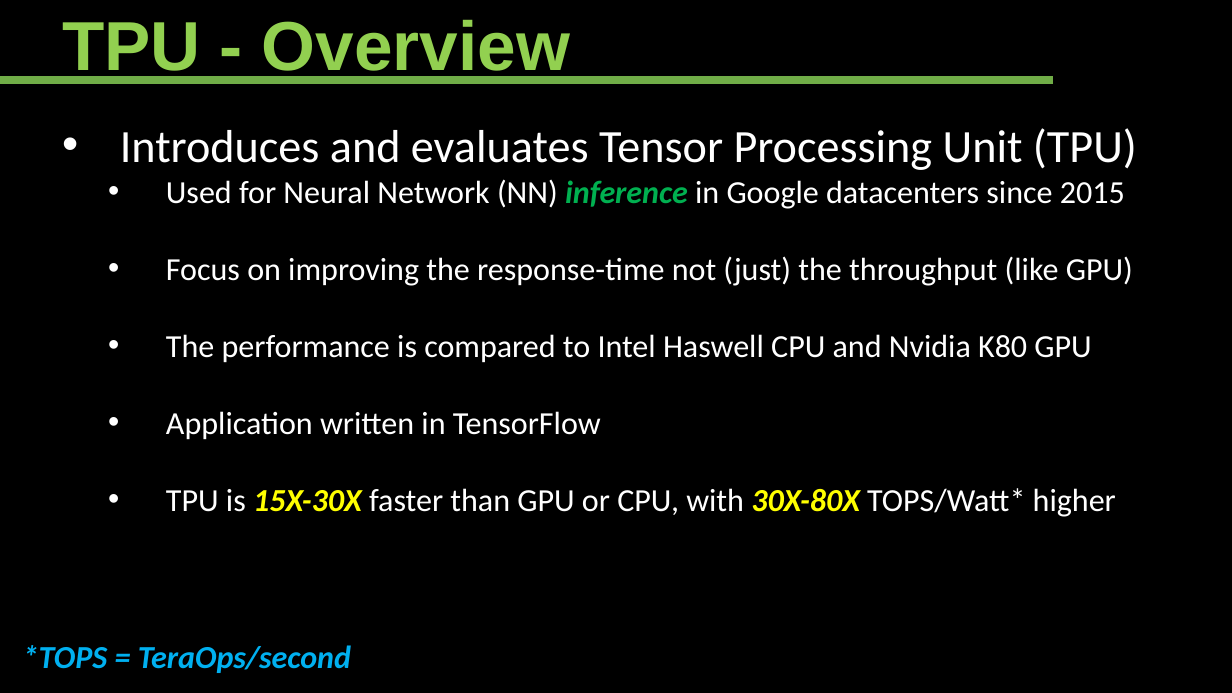
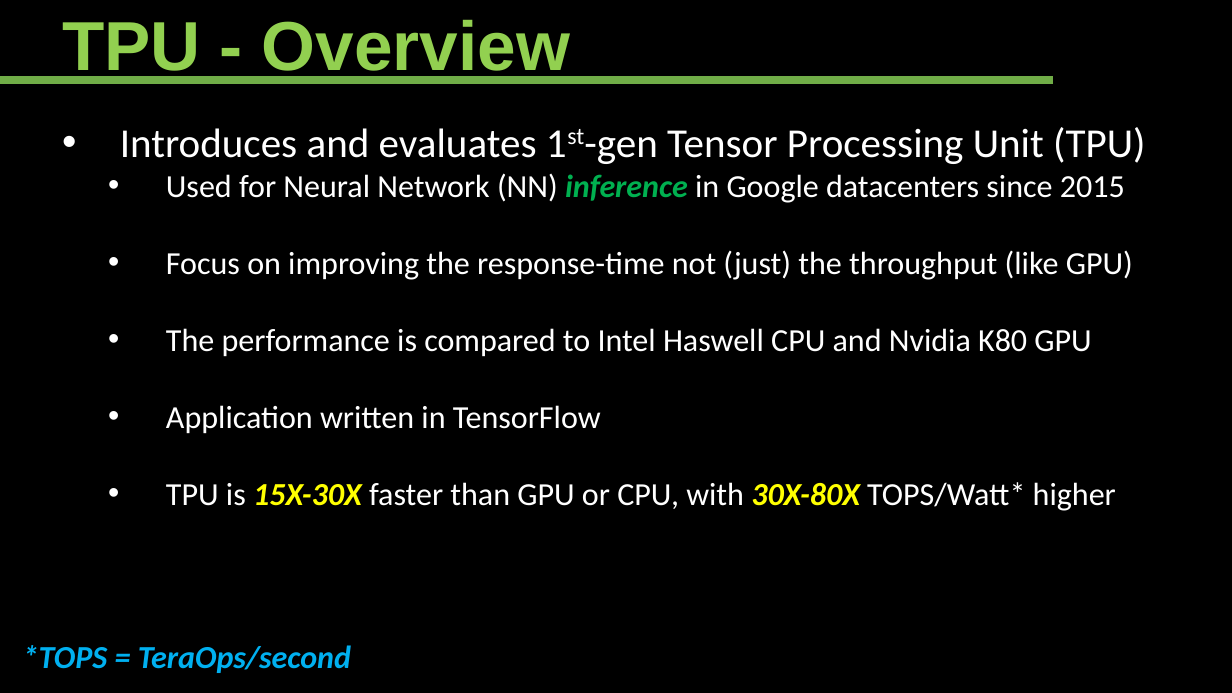
Before and after one commit to Ahdhn/EEC289Q-S18, a slide deck: slide 2 of Presentation/TPU.pptx. Drawn at 1232x693 pixels with LibreOffice and Linux fonts; fonts in the diff are those of the drawing. Boxes give left, top, right and bottom in pixels: in the first picture for what was removed or moved away, otherwise in the second. Text is boxed around its words. In the diff, an @@ line names an element or a change of style, - is before the commit and + after.

```diff
--- a/Presentation/TPU.pptx
+++ b/Presentation/TPU.pptx
@@ text at [120,127,1145,164]: text changed; size 36 to 32 pt @@
-• Introduces and evaluates Tensor Processing Unit (TPU)
+• Introduces and evaluates 1st-gen Tensor Processing Unit (TPU)
```
Also in this commit, not shown: 4 other slides changed, 2 slides added, 2 slides removed.
